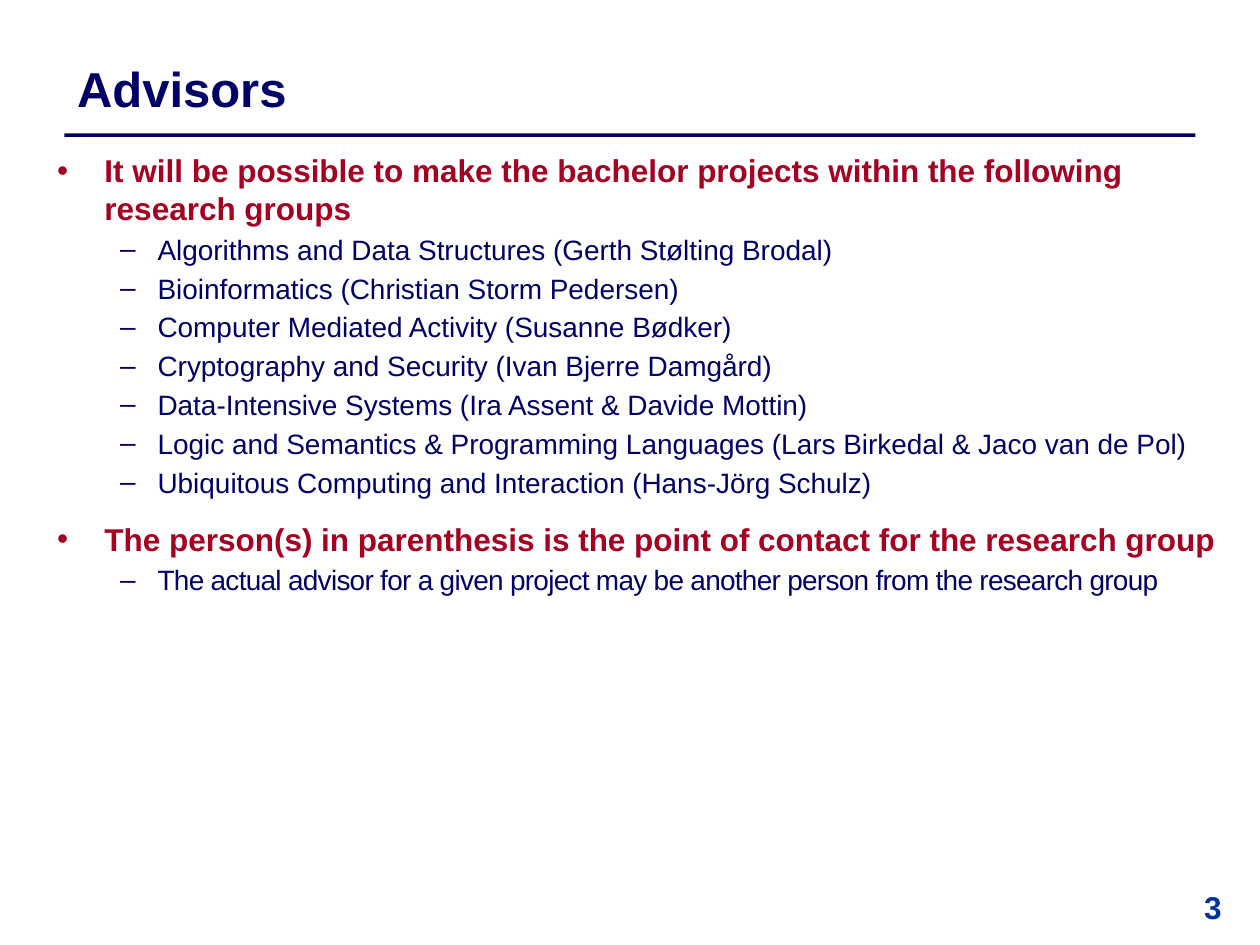
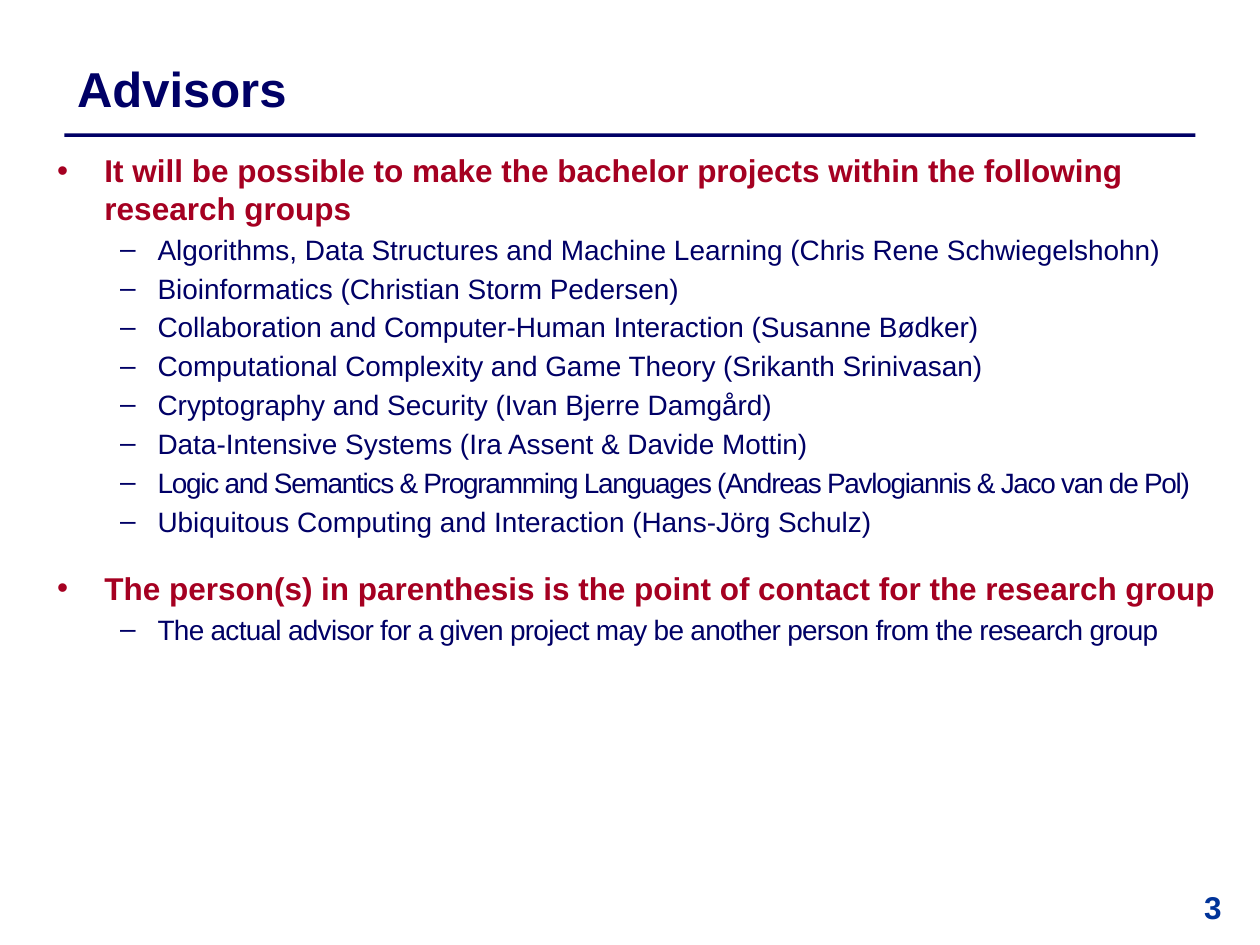
Before and after one commit to IntProgAU/Materiale, a slide deck: slide 3 of web/b22/0_info_meeting/+ Information Meeting.pptx. Drawn at 1260x945 pixels with LibreOffice and Linux fonts; fonts in the diff are those of the drawing. Boxes give left, top, right and bottom in pixels: in the first picture for what was removed or moved away, otherwise in the second. Text is boxed around its words. In the diff, an @@ line names an element or a change of style, - is before the commit and + after.

```diff
--- a/web/b22/0_info_meeting/+ Information Meeting.pptx
+++ b/web/b22/0_info_meeting/+ Information Meeting.pptx
@@ text at <box>158,239,1160,265</box>: text changed @@
-  – Algorithms and Data Structures (Gerth Stølting Brodal)
+  – Algorithms, Data Structures and Machine Learning (Chris Rene Schwiegelshohn)
@@ text at <box>158,316,983,381</box>: text changed @@
-  – Computer Mediated Activity (Susanne Bødker)
+  – Collaboration and Computer-Human Interaction (Susanne Bødker)
+  – Computational Complexity and Game Theory (Srikanth Srinivasan)
@@ text at <box>158,472,1190,498</box>: text changed @@
-  – Logic and Semantics & Programming Languages (Lars Birkedal & Jaco van de Pol)
+  – Logic and Semantics & Programming Languages (Andreas Pavlogiannis & Jaco van de Pol)
@@ text at <box>104,577,1214,606</box>: more space between paragraphs @@
```
Also in this commit, not shown: 10 other slides changed, 14 other files.
